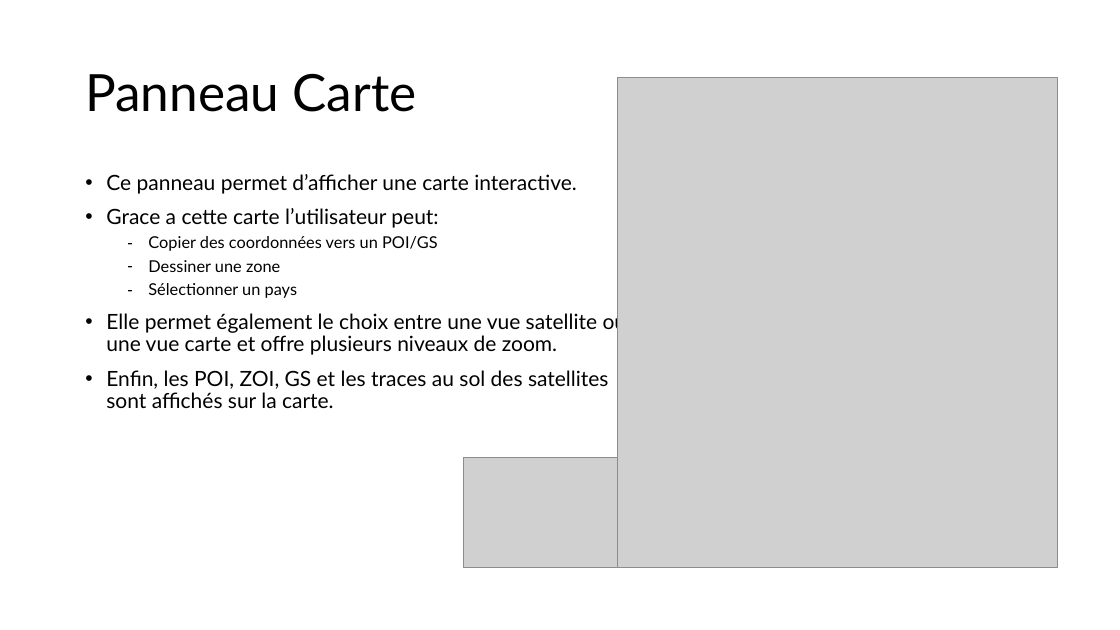
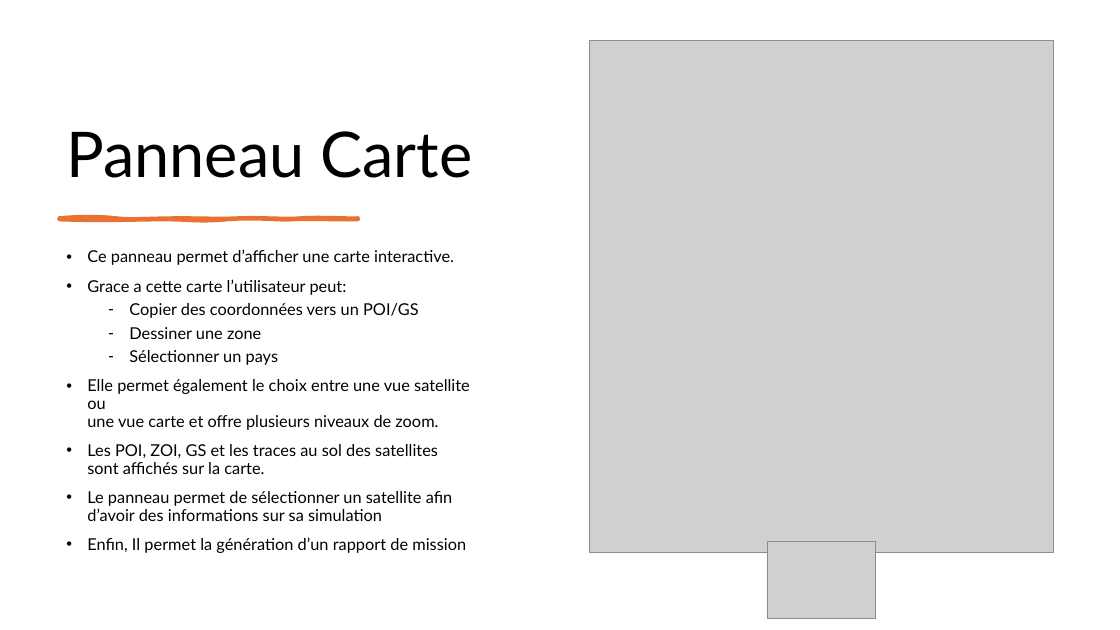
Before and after one commit to leoid3/EO_Tools, a slide deck: slide 9 of User guide.pptx (slide 8 before the commit). Drawn at 1120x630 pixels with LibreOffice and Linux fonts; fonts in the diff are those of the drawing; grey boxes stand for pictures. Boxes give left, top, right and bottom in pixels: in the first picture for what was removed or moved away, otherwise in the second. Text is boxed around its words. In the diff, an @@ line names an element or a change of style, - is before the commit and + after.

```diff
--- a/User guide.pptx
+++ b/User guide.pptx
@@ title "Panneau Carte": place and size @@
-title "Panneau Carte" at box(85, 73, 417, 112)
+title "Panneau Carte" at box(66, 131, 473, 178)
@@ title "Panneau Carte" at box(66, 131, 473, 178): size 44 to 54 pt; vertical alignment middle to bottom @@
@@ picture: place and size @@
-picture at box(618, 77, 1058, 567)
+picture at box(590, 40, 1054, 553)
@@ freeform shape added at box(59, 218, 358, 220), fill #E97132, outline #E97132 3 pt @@
@@ text "Ce panneau permet d’afficher une ...": place and size @@
-text "Ce panneau permet d’afficher une ..." at box(106, 174, 627, 408)
+text "Ce panneau permet d’afficher une ..." at box(87, 249, 470, 553)
@@ text at box(87, 249, 470, 430): size 18 to 14 pt in "Ce panneau permet d’afficher une carte interactive.", "Grace a cette carte l’utilisateur peut:", "Elle permet également le choix entre une ..." @@
@@ text at box(87, 444, 466, 553): text changed; size 18 to 14 pt @@
-• Enfin, les POI, ZOI, GS et les traces au sol des satellites
-  sont affichés sur la carte.
+• Les POI, ZOI, GS et les traces au sol des satellites
+  sont affichés sur la carte.
+• Le panneau permet de sélectionner un satellite afin d’avoir des informations sur sa simulation
+• Enfin, Il permet la génération d’un rapport de mission
@@ picture: place and size @@
-picture at box(463, 457, 618, 567)
+picture at box(767, 542, 876, 619)
```
Also in this commit, not shown: 5 other slides changed, 8 slides added, 1 slide removed, 5 other files.
